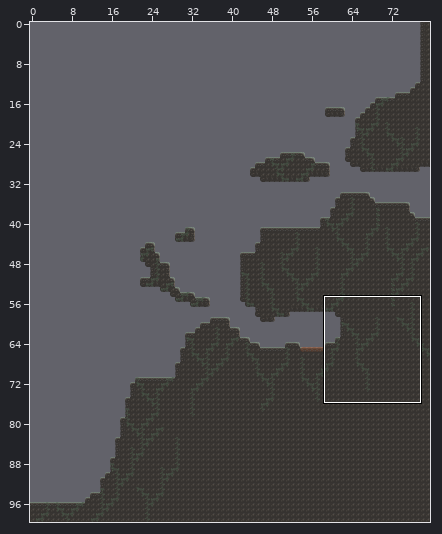
Tiled map -- Assets/Tilemaps/Doodles/final_levels/the_elder.tmx. Above, an overview of the earlier version with the close-up marked.
Close-up. Before the edit:
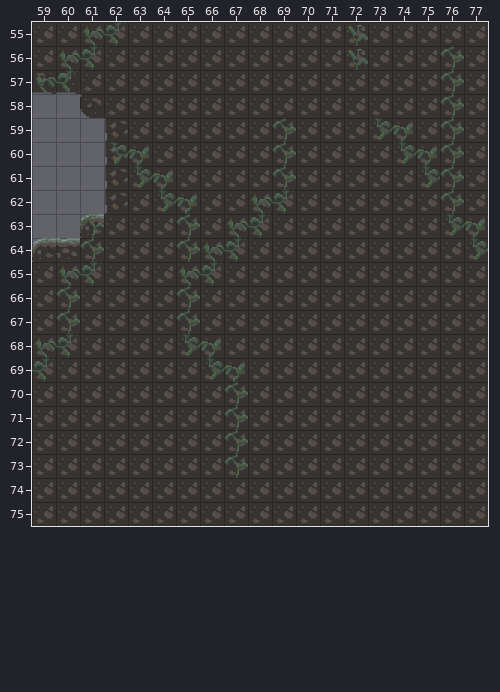
Cells are 32x32 px. Shown: x 59..77, y 55..75. The commit also changed other parts of the map, which this record leaves out.
And afterwards:
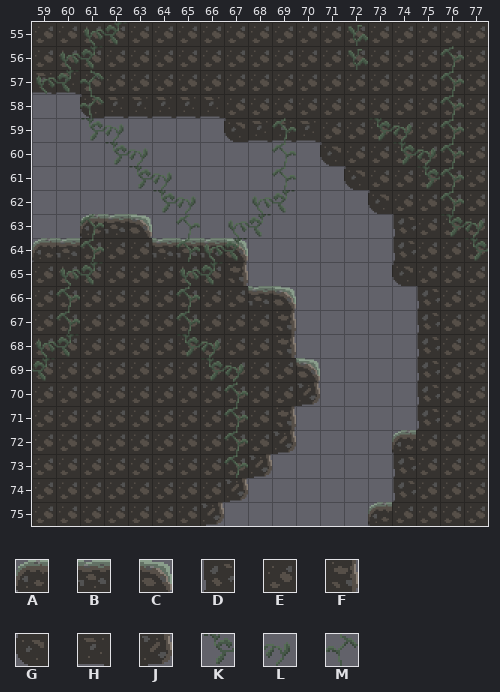
Key: from "tiles_16_with_vines": A 0, B 1, C 2, D 6, E 7, F 8, G 12, H 13, J 14, K 27, L 28, M 29.
_ is an empty cell.
Tiles replaced or removed in this view: D, E.
Change:
Changed rows in their new state; . is an unchanged cell.
Layer "Tile Layer 1":
first column x 62:
58 HHHHH.........
59 _____GHHH.....
60 _________G....
61 __________G...
62 ___________G..
63 BC__________D.
64 ..BBBC______D.
65 .....F______G.
66 ......BC_____D
67 .......F_____D
68 .......F_____D
69 ........C____D
70 ........J____D
71 .......F_____D
72 .......J____A.
73 ......J_____D.
74 .....J______D.
75 ....J______A..
Layer "Overlay":
first column x 61:
57 M.
58 M.
59 KL
Changed places in both close-ups, as pixel boxes (x1, y1, x2, y2):
changed: (80, 70, 440, 526)
